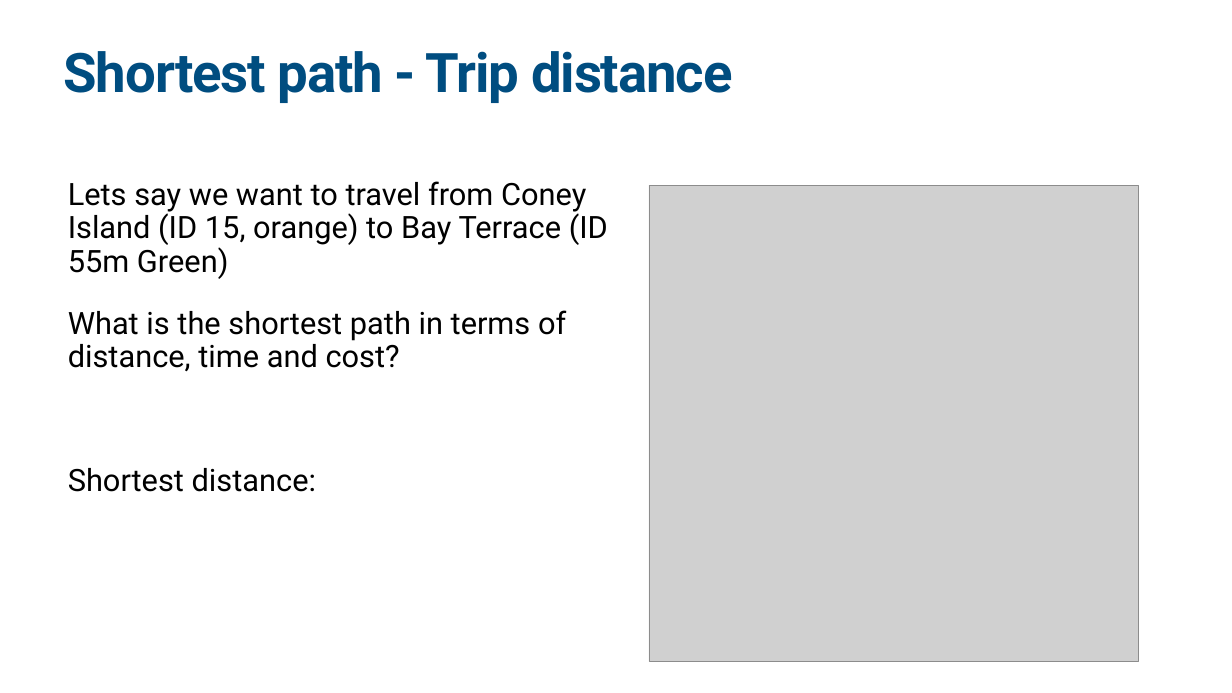
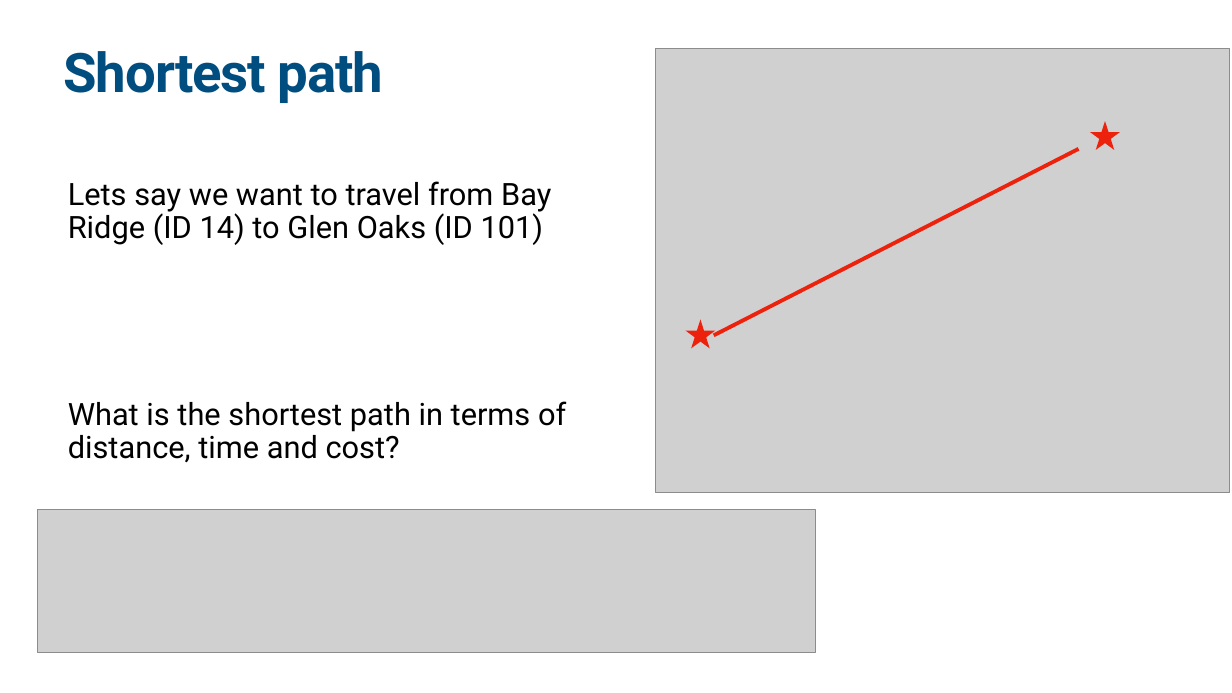
Before and after one commit to sfong8/networkX, a slide deck: slide 16 of Network_shareSession.pptx (slide 14 before the commit). Drawn at 1232x693 pixels with LibreOffice and Linux fonts; fonts in the diff are those of the drawing; grey boxes stand for pictures. Boxes give left, top, right and bottom in pixels: in the first picture for what was removed or moved away, otherwise in the second. Text is boxed around its words. In the diff, an @@ line names an element or a change of style, - is before the commit and + after.

Commit message:
updated slides

```diff
--- a/Network_shareSession.pptx
+++ b/Network_shareSession.pptx
@@ title at (x1=64, y1=51, x2=384, y2=103): text changed @@
-Shortest path - Trip distance
+Shortest path
@@ group added at (x1=655, y1=49, x2=1229, y2=492): 2 stars, 1 picture, 1 line @@
@@ text at (x1=68, y1=181, x2=551, y2=245): text changed @@
-Lets say we want to travel from Coney Island (ID 15, orange) to Bay Terrace (ID 55m Green)
+Lets say we want to travel from Bay Ridge (ID 14) to Glen Oaks (ID 101)
@@ picture removed at (x1=649, y1=185, x2=1138, y2=662) @@
@@ text at (x1=68, y1=468, x2=316, y2=492): paragraph removed @@
-Shortest distance:
@@ picture added at (x1=37, y1=509, x2=815, y2=652) @@
```
Also in this commit, not shown: 2 other slides changed, 11 slides added, 4 slides removed, 9 other files.
